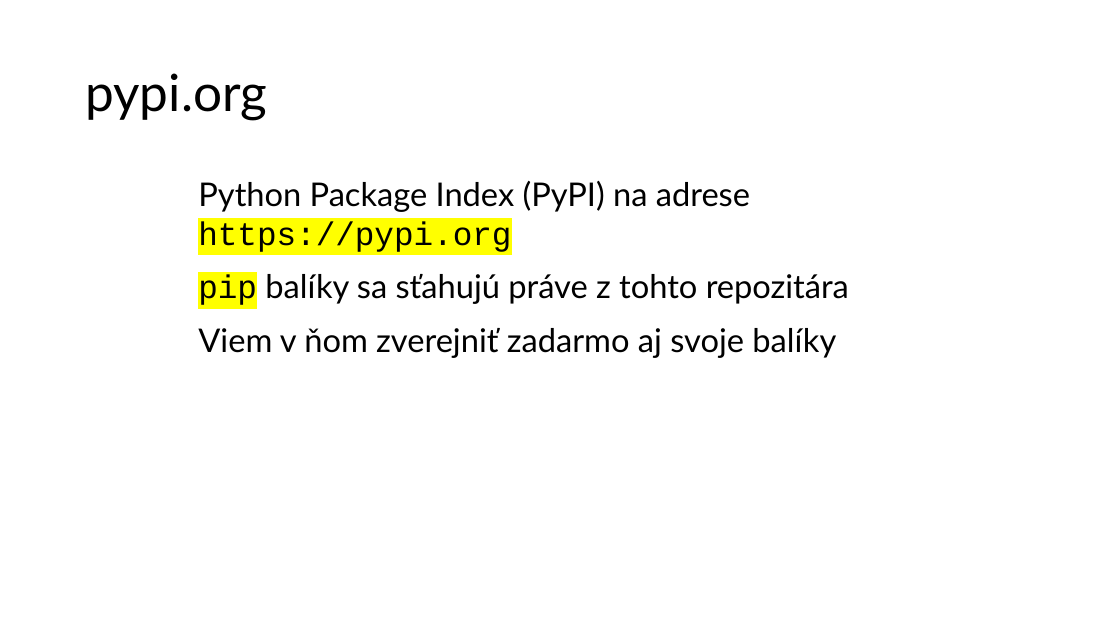
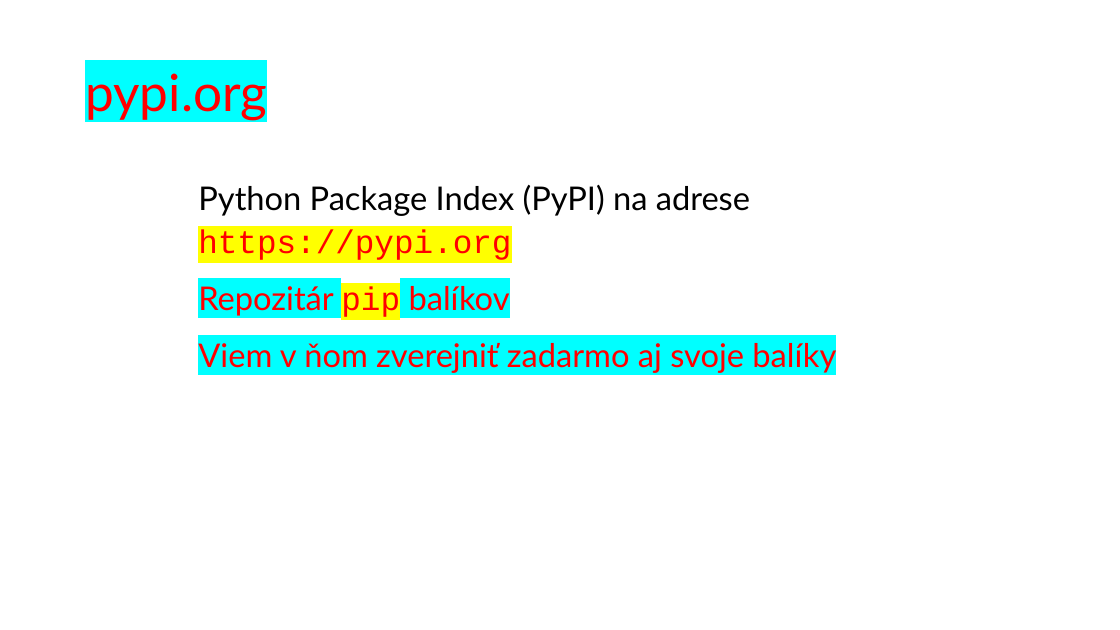
Before and after one commit to wagjo/oop, a slide deck: slide 5 of prezentacie/p05w.pptx. Drawn at 1120x630 pixels with LibreOffice and Linux fonts; fonts in the diff are those of the drawing. Boxes give left, top, right and bottom in pixels: in the first picture for what was removed or moved away, otherwise in the second. Text is boxed around its words. In the diff, an @@ line names an element or a change of style, - is before the commit and + after.

```diff
--- a/prezentacie/p05w.pptx
+++ b/prezentacie/p05w.pptx
@@ title "pypi.org" at [85, 73, 267, 120]: text colour #000000 to #FF0000, highlight none to #00FFFF @@
@@ text at [198, 185, 836, 373]: text colour #000000 to #FF0000 in "https://pypi.org", "Viem v ňom zverejniť zadarmo aj svoje ..."; highlight none to #00FFFF in "Viem v ňom zverejniť zadarmo aj svoje ..."; line spacing 1 to 1.1 @@
@@ text at [198, 286, 510, 317]: text changed; text colour #000000 to #FF0000 @@
-pip balíky sa sťahujú práve z tohto repozitára
+Repozitár pip balíkov
```
Also in this commit, not shown: 5 other slides changed, 10 other files.
